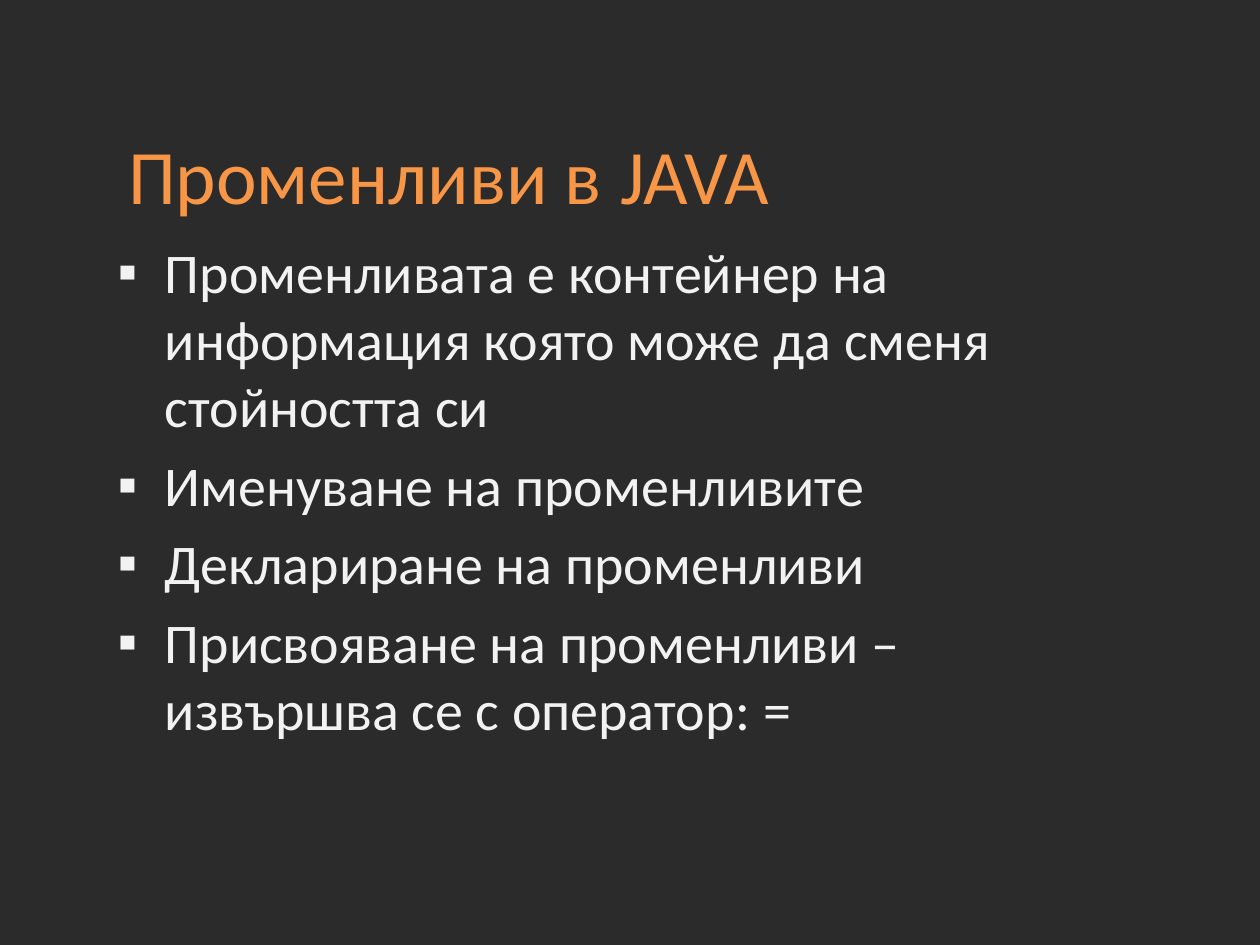
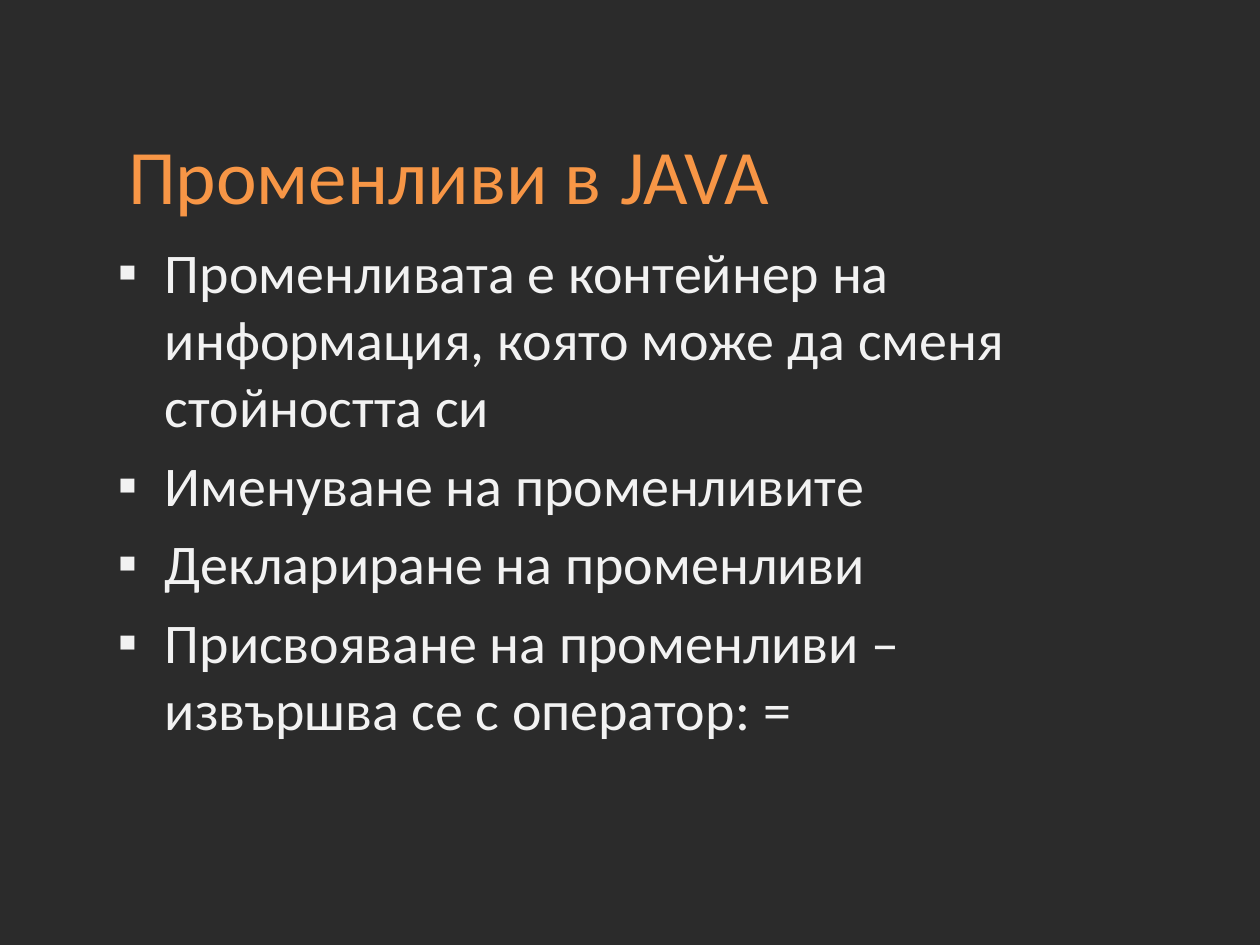
Before and after one commit to Academy-Soft-Intellect/Java-Course, a slide deck: slide 3 of 02-JAVA-Basics.pptx. Drawn at 1260x945 pixels with LibreOffice and Linux fonts; fonts in the diff are those of the drawing; background and template pictures are left out; a plain dark background stands for a picture behind light text. Boxes give left, top, right and bottom in pixels: in the first picture for what was removed or moved away, otherwise in the second. Text is boxed around its words. In the diff, an @@ line names an element or a change of style, - is before the commit and + after.

```diff
--- a/02-JAVA-Basics.pptx
+++ b/02-JAVA-Basics.pptx
@@ text at (165, 255, 1004, 428): text changed @@
-▪ Променливата е контейнер на информация която може да сменя стойността си
+▪ Променливата е контейнер на информация, която може да сменя стойността си
```
Also in this commit, not shown: 4 other slides changed, 1 other file.
